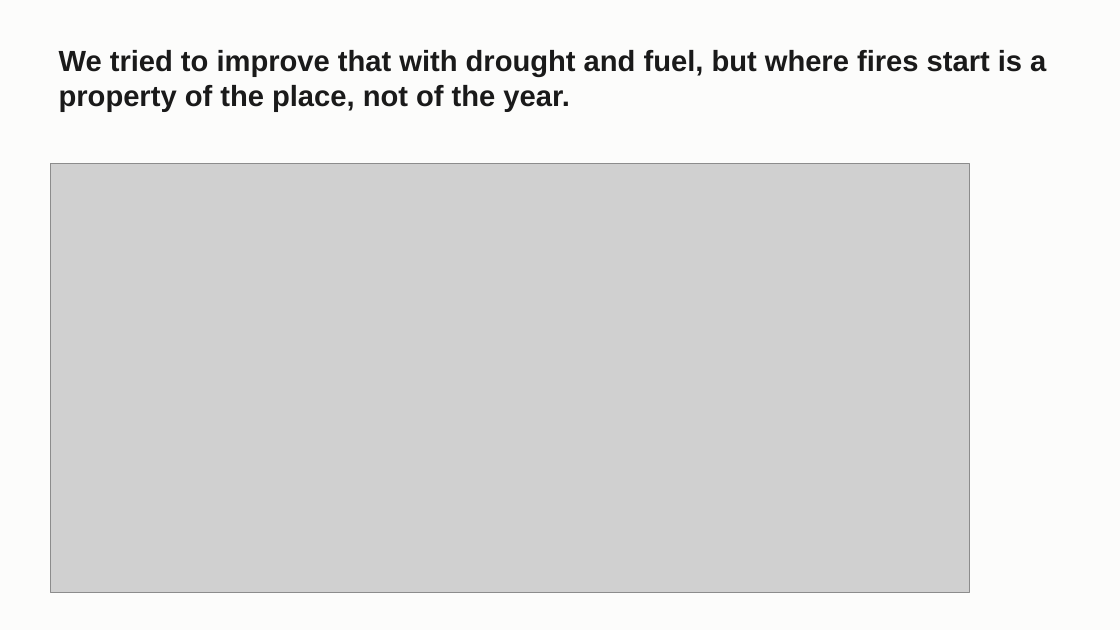
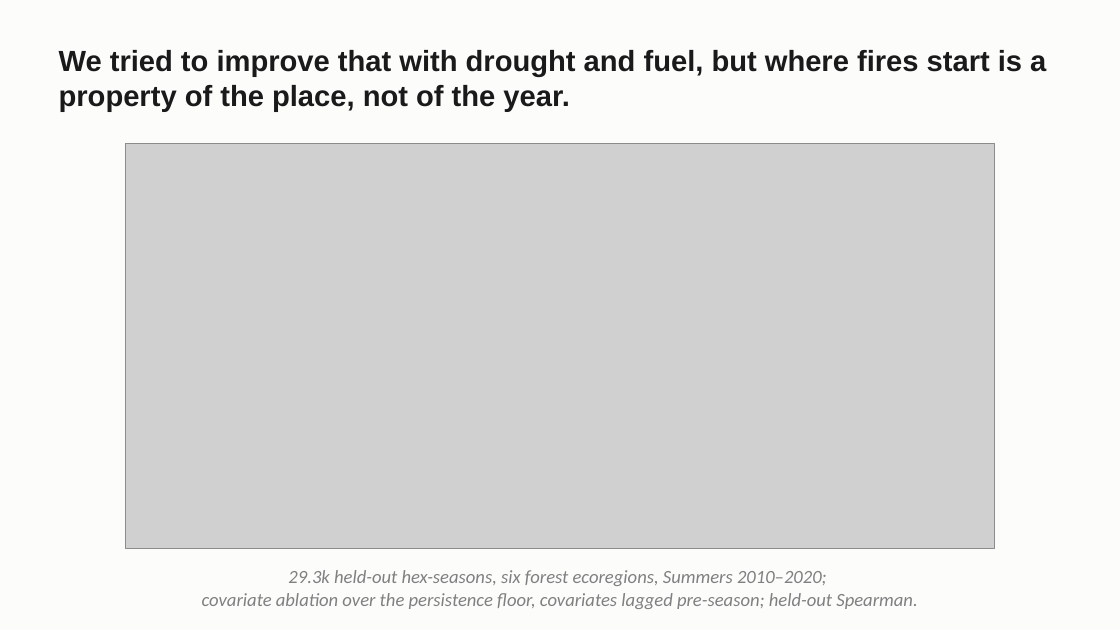
Before and after one commit to craig-rudman/MSDS696, a slide deck: slide 11 of coursework/W7/MSDS696_W7_Deck.pptx. Drawn at 1120x630 pixels with LibreOffice and Linux fonts; fonts in the diff are those of the drawing; grey boxes stand for pictures. Boxes give left, top, right and bottom in pixels: in the first picture for what was removed or moved away, otherwise in the second. Text is boxed around its words. In the diff, an @@ line names an element or a change of style, - is before the commit and + after.

```diff
--- a/coursework/W7/MSDS696_W7_Deck.pptx
+++ b/coursework/W7/MSDS696_W7_Deck.pptx
@@ picture: place and size @@
-picture at box(50, 164, 970, 592)
+picture at box(125, 143, 995, 549)
@@ text added at box(202, 570, 917, 609), 16 pt, text #808080, italic @@
+29.3k held-out hex-seasons, six forest ecoregions, Summers 2010–2020;
+covariate ablation over the persistence floor, covariates lagged pre-season; held-out Spearman.
```
Also in this commit, not shown: 15 other slides changed, 1 other file.
